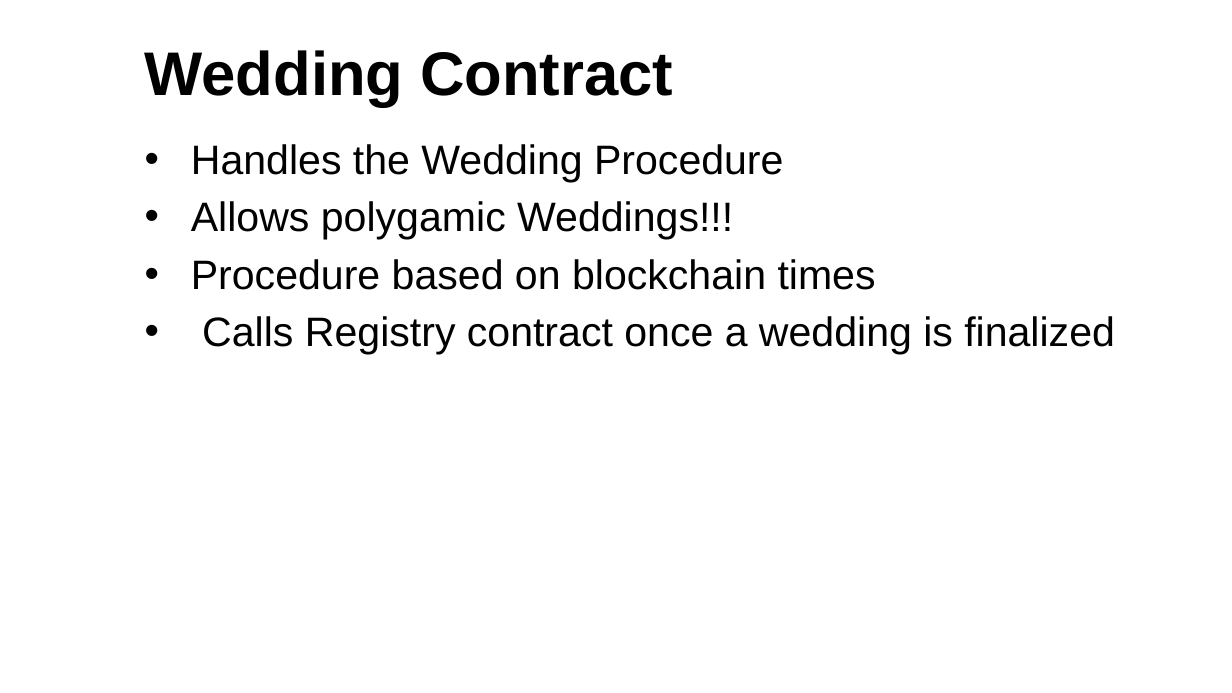
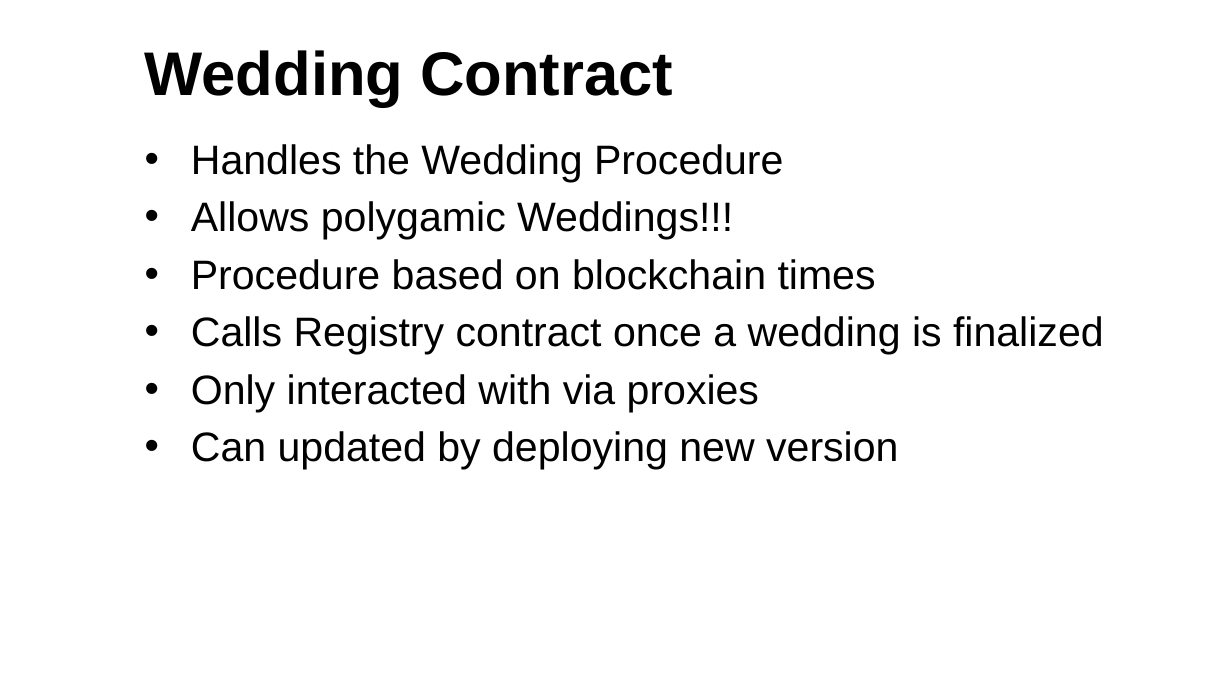
Before and after one commit to laDok8/TTM4195, a slide deck: slide 12 of docs/presentation/presentation.pptx. Drawn at 1232x693 pixels with LibreOffice and Linux fonts; fonts in the diff are those of the drawing; background and template pictures are left out. Boxes give left, top, right and bottom in pixels: in the first picture for what was removed or moved away, otherwise in the second. Text is boxed around its words. In the diff, an @@ line names an element or a change of style, - is before the commit and + after.

Commit message:
presentation update

```diff
--- a/docs/presentation/presentation.pptx
+++ b/docs/presentation/presentation.pptx
@@ text at bbox=[191, 374, 898, 470]: paragraphs added @@
+• Only interacted with via proxies
+• Can updated by deploying new version
```
Also in this commit, not shown: 6 other slides changed, 8 slides added, 1 slide removed.
